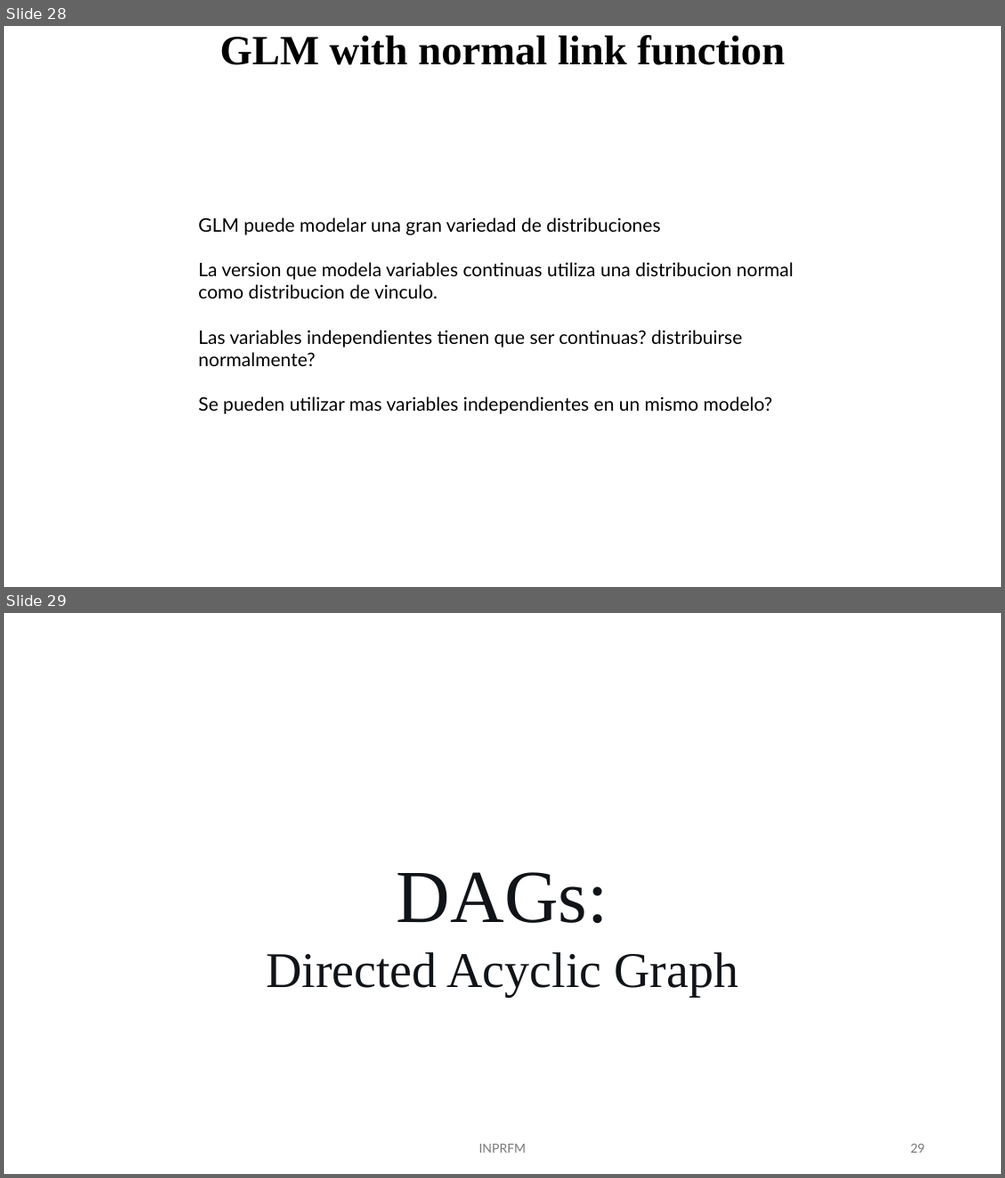
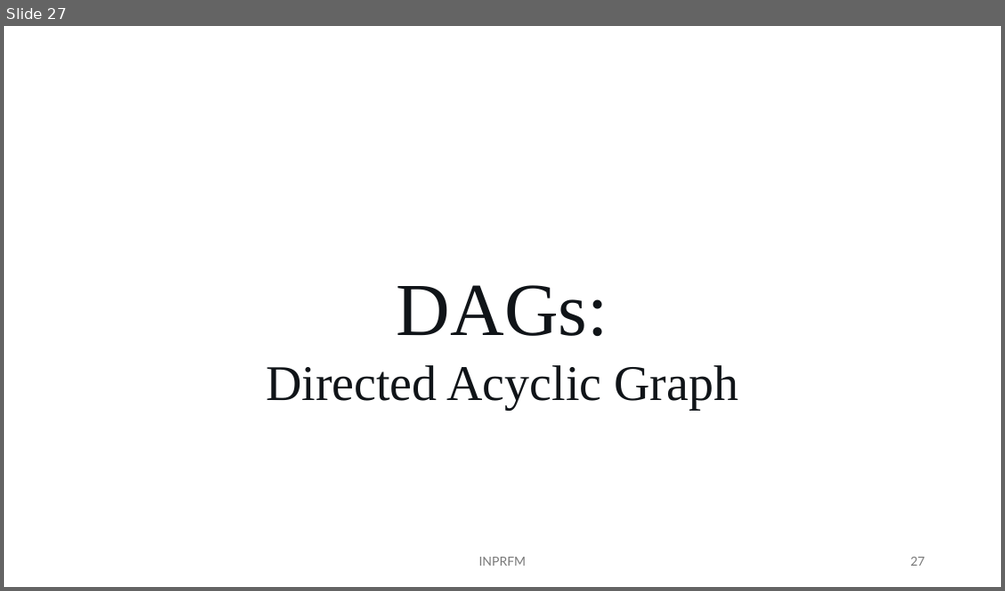
Before and after one commit to santiagocdo/metodologia-y-bioestadisitca, a slide deck: INPRFM/glm.pptx. Shown one above the other, each under a label of ours: slides 28 and 29 before the commit, slide 27 after it. The pictures are 1005x1178 and 1005x591 pixels, drawn with LibreOffice and Linux fonts; fonts in the diff are those of the drawing. Boxes give left, top, right and bottom in pixels: in the first picture for what was removed or moved away, otherwise in the second. Text is boxed around its words. In the diff, an @@ line names an element or a change of style, - is before the commit and + after.

```diff
--- a/INPRFM/glm.pptx
+++ b/INPRFM/glm.pptx
@@ slide 28 removed at bbox=[4, 26, 1001, 587], background #FFFFFF @@
@@ text removed at bbox=[220, 35, 785, 65] @@
-GLM with normal link function
@@ text removed at bbox=[198, 217, 793, 414] @@
-GLM puede modelar una gran variedad de distribuciones
-La version que modela variables continuas utiliza una distribucion normal como distribucion de vinculo.
-Las variables independientes tienen que ser continuas? distribuirse normalmente?
-Se pueden utilizar mas variables independientes en un mismo modelo?
@@ what was slide 29 is now slide 27 @@
@@ page number at bbox=[910, 556, 924, 565]: text changed @@
-29
+27
```
Also in this commit, not shown: 2 slides changed, 11 slides added, 1 other slide removed, 10 other files.
